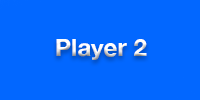
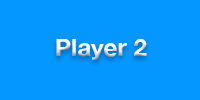
The second (200, 100) image is a revision of the first. Changes to its layers:
painted on "Layer 0" over [0, 0, 200, 100]
